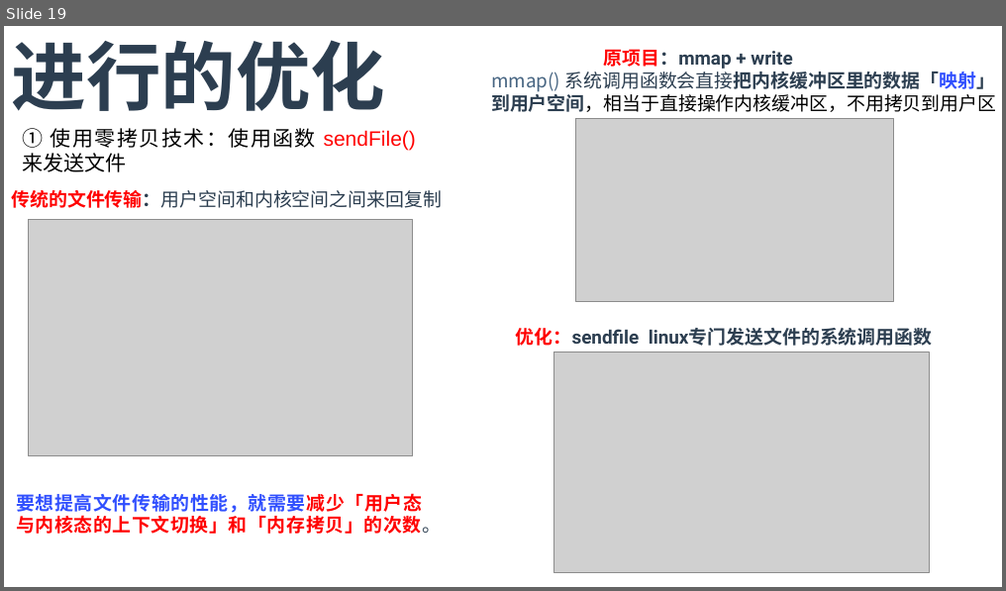
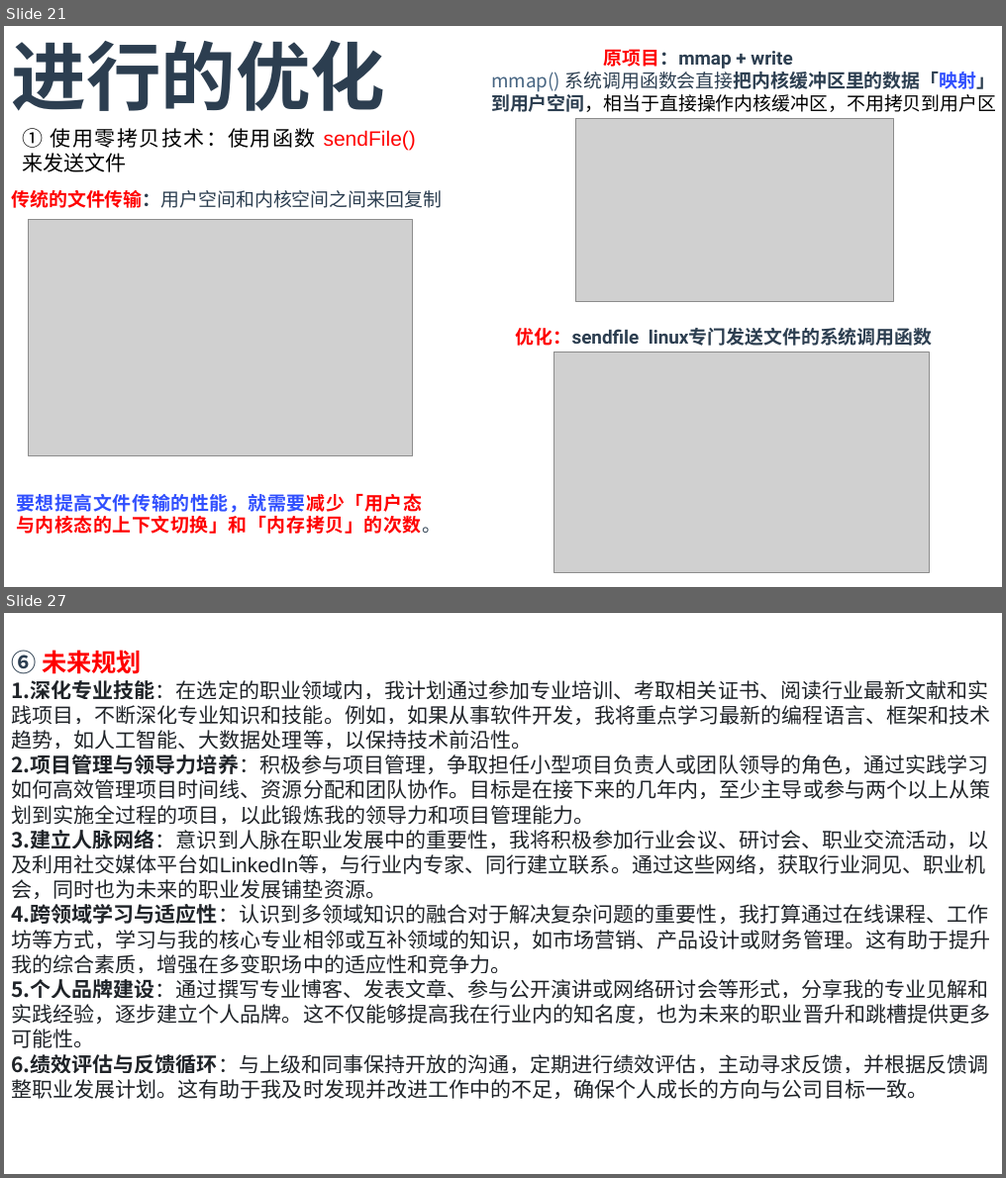
Before and after one commit to T0kisaki-Kurumi/LeetCode, a slide deck: 实习/面试.pptx. Shown one above the other, each under a label of ours: slide 19 before the commit, slides 21 and 27 after it; the slides between them are not shown. The pictures are 1006x591 and 1006x1178 pixels, drawn with LibreOffice and Linux fonts; fonts in the diff are those of the drawing; grey boxes stand for pictures. Boxes give left, top, right and bottom in pixels: in the first picture for what was removed or moved away, otherwise in the second. Text is boxed around its words. In the diff, an @@ line names an element or a change of style, - is before the commit and + after.

```diff
--- a/实习/面试.pptx
+++ b/实习/面试.pptx
@@ slide 27 added at (4, 613, 1002, 1174), background #FFFFFF @@
@@ text added at (11, 650, 990, 1099), 20 pt, text #1F2328 @@
+⑥ 未来规划
+1. 深化专业技能：在选定的职业领域内，我计划通过参加专业培训、考取相关证书、阅读行业最新文献和实践项目，不断深化专业知识和技能。例如，如果从事软件开发，我将重点学习最新的编程语言、框架和技术趋势，如人工智能、大数据处理等，以保持技术前沿性。
+2. 项目管理与领导力培养：积极参与项目管理，争取担任小型项目负责人或团队领导的角色，通过实践学习如何高效管理项目时间线、资源分配和团队协作。目标是在接下来的几年内，至少主导或参与两个以上从策划到实施全过程的项目，以此锻炼我的领导力和项目管理能力。
+3. 建立人脉网络：意识到人脉在职业发展中的重要性，我将积极参加行业会议、研讨会、职业交流活动，以及利用社交媒体平台如LinkedIn等，与行业内专家、同行建立联系。通过这些网络，获取行业洞见、职业机会，同时也为未来的职业发展铺垫资源。
+4. 跨领域学习与适应性：认识到多领域知识的融合对于解决复杂问题的重要性，我打算通过在线课程、工作坊等方式，学习与我的核心专业相邻或互补领域的知识，如市场营销、产品设计或财务管理。这有助于提升我的综合素质，增强在多变职场中的适应性和竞争力。
+5. 个人品牌建设：通过撰写专业博客、发表文章、参与公开演讲或网络研讨会等形式，分享我的专业见解和实践经验，逐步建立个人品牌。这不仅能够提高我在行业内的知名度，也为未来的职业晋升和跳槽提供更多可能性。
+6. 绩效评估与反馈循环：与上级和同事保持开放的沟通，定期进行绩效评估，主动寻求反馈，并根据反馈调整职业发展计划。这有助于我及时发现并改进工作中的不足，确保个人成长的方向与公司目标一致。
@@ what was slide 19 is now slide 21 @@
```
Also in this commit, not shown: 2 slides changed, 10 other slides added, 5 other files.
